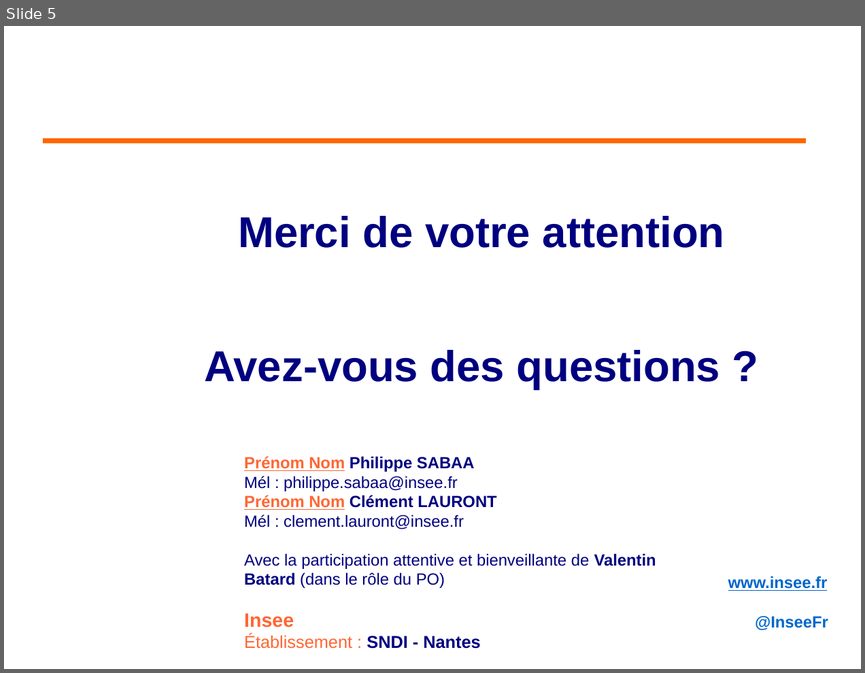
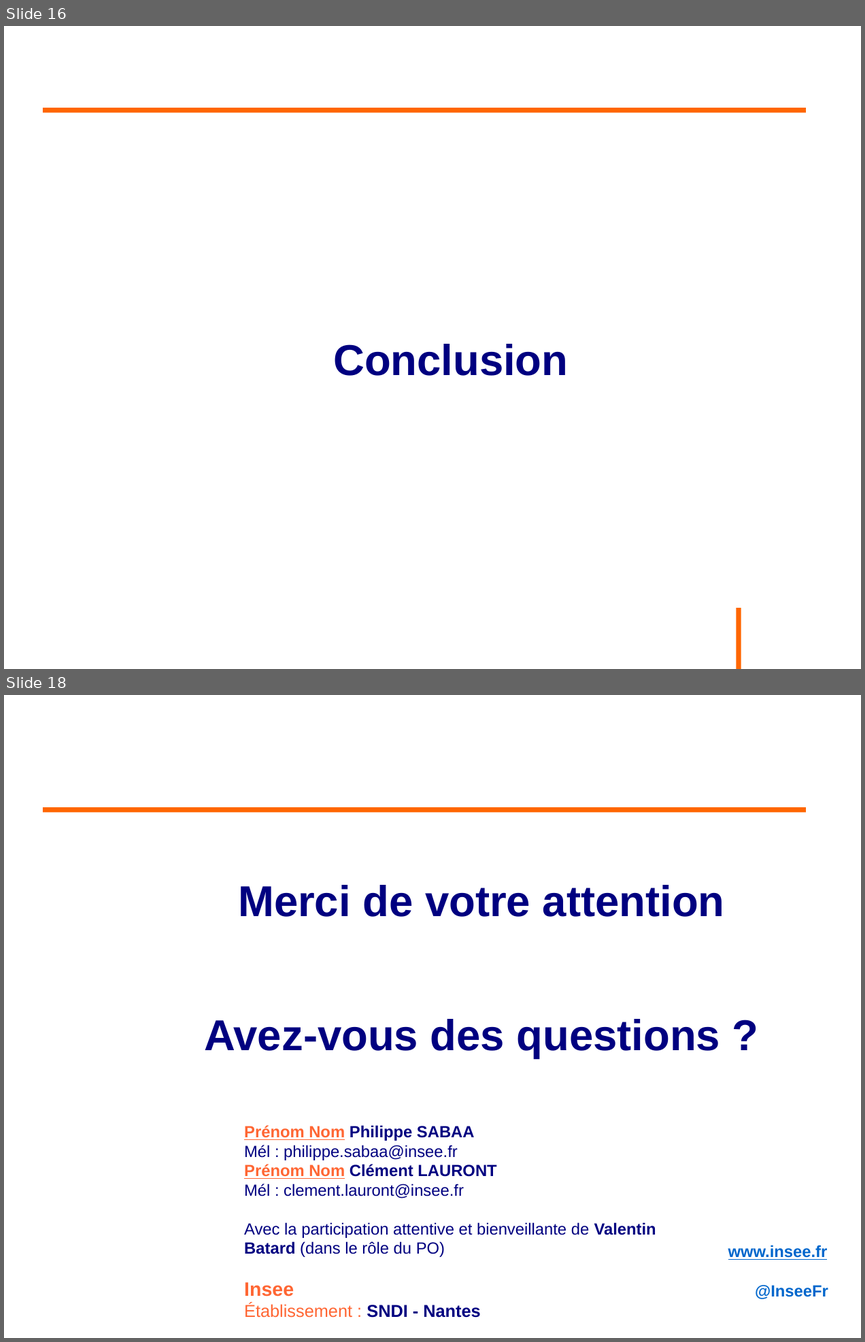
Before and after one commit to philphils/formation-spring, a slide deck: Documentation/diapo_formation_spring_property.odp. Shown one above the other, each under a label of ours: slide 5 before the commit, slides 16 and 18 after it; the slides between them are not shown. The pictures are 865x673 and 865x1342 pixels, drawn with LibreOffice and Linux fonts; fonts in the diff are those of the drawing; background and template pictures are left out. Boxes give left, top, right and bottom in pixels: in the first picture for what was removed or moved away, otherwise in the second. Text is boxed around its words. In the diff, an @@ line names an element or a change of style, - is before the commit and + after.

```diff
--- a/Documentation/diapo_formation_spring_property.odp
+++ b/Documentation/diapo_formation_spring_property.odp
@@ slide 16 added at (4, 26, 861, 669), background #FFFFFF @@
@@ line added from (43, 110) to (806, 110), #FF6600 4.54 pt @@
@@ text added at (333, 344, 568, 376), 40 pt, text #000080, bold @@
+Conclusion
@@ line added from (738, 607) to (738, 669), #FF6600 4.54 pt @@
@@ what was slide 5 is now slide 18 @@
```
Also in this commit, not shown: 1 slide changed, 14 other slides added, 2 slides removed.
